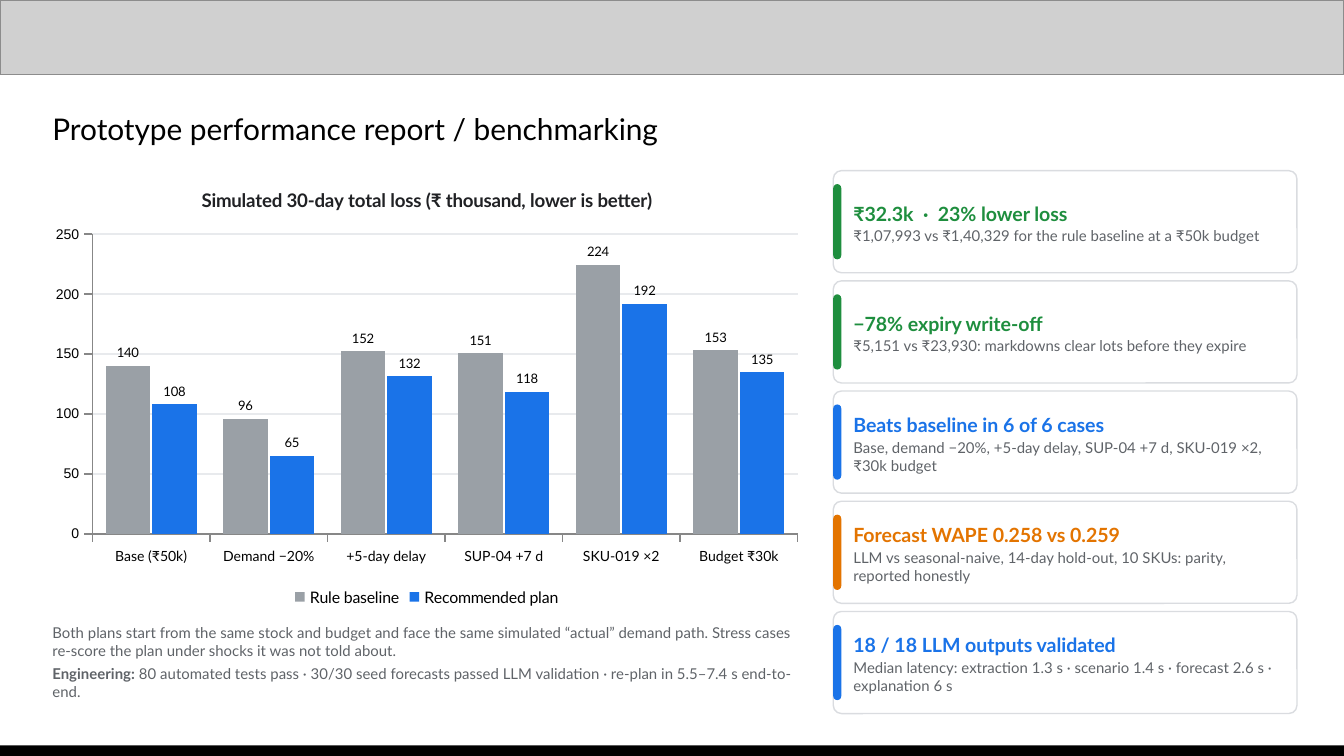
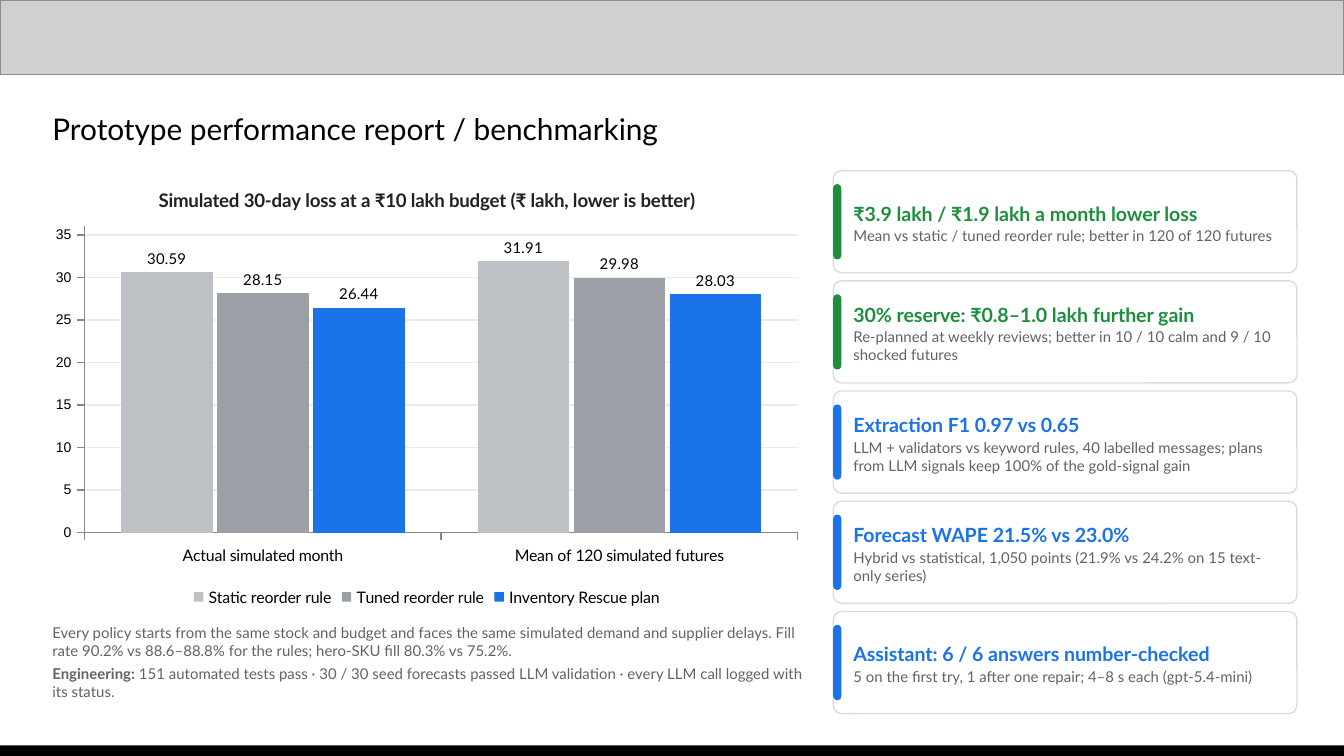
Before and after one commit to Xhahat/inventory-rescue, a slide deck: slide 11 of docs/Inventory_Rescue_AI_Builder_Cup.pptx. Drawn at 1344x756 pixels with LibreOffice and Linux fonts; fonts in the diff are those of the drawing; grey boxes stand for pictures. Boxes give left, top, right and bottom in pixels: in the first picture for what was removed or moved away, otherwise in the second. Text is boxed around its words. In the diff, an @@ line names an element or a change of style, - is before the commit and + after.

Commit message:
Reposition for enterprise brands: 20x demo scale, Rs 10L budget
- Rescale seed volumes/costs, budgets, alerts, assistant prompts and tests
- Fix inclusive end-date extraction (value of signals now 100% captured)
- Re-run backtest, extraction and 10-model comparison; update README
- Rebuild deck with enterprise ROI and model comparison slide

```diff
--- a/docs/Inventory_Rescue_AI_Builder_Cup.pptx
+++ b/docs/Inventory_Rescue_AI_Builder_Cup.pptx
@@ column chart at <box>40,168,813,612</box> @@
@@ title "Simulated 30-day total loss (₹ thousand, lower is better)" to "Simulated 30-day loss at a ₹10 lakh budget (₹ lakh, lower is better)" @@
-categories: Base (₹50k), Demand −20%, +5-day delay, SUP-04 +7 d, SKU-019 ×2, Budget ₹30k
+categories: Actual simulated month, Mean of 120 simulated futures
-Rule baseline: 140, 96, 152, 151, 224, 153
+Static reorder rule: 30.59, 31.91
@@ colour of Static reorder rule #9AA0A6 to #BDC1C6 @@
@@ data labels of Static reorder rule changed @@
-Recommended plan: 108, 65, 132, 118, 192, 135
+Tuned reorder rule: 28.15, 29.98
@@ colour of Tuned reorder rule #1A73E8 to #9AA0A6 @@
@@ data labels of Tuned reorder rule changed @@
+Inventory Rescue plan: 26.44, 28.03
@@ category axis changed @@
@@ value axis changed @@
@@ bar spacing changed @@
@@ text at <box>853,206,1272,243</box>: text changed @@
-₹32.3k · 23% lower loss
-₹1,07,993 vs ₹1,40,329 for the rule baseline at a ₹50k budget
+₹3.9 lakh / ₹1.9 lakh a month lower loss
+Mean vs static / tuned reorder rule; better in 120 of 120 futures
@@ text at <box>853,307,1270,360</box>: text changed @@
-−78% expiry write-off
-₹5,151 vs ₹23,930: markdowns clear lots before they expire
+30% reserve: ₹0.8–1.0 lakh further gain
+Re-planned at weekly reviews; better in 10 / 10 calm and 9 / 10 shocked futures
@@ text at <box>853,417,1263,474</box>: text changed @@
-Beats baseline in 6 of 6 cases
-Base, demand −20%, +5-day delay, SUP-04 +7 d, SKU-019 ×2, ₹30k budget
+Extraction F1 0.97 vs 0.65
+LLM + validators vs keyword rules, 40 labelled messages; plans from LLM signals keep 100% of the gold-signal gain
@@ rounded rectangle at <box>833,515,841,590</box>: fill #E37400 to #1A73E8 @@
@@ text at <box>853,527,1262,584</box>: text changed @@
-Forecast WAPE 0.258 vs 0.259
-LLM vs seasonal-naive, 14-day hold-out, 10 SKUs: parity, reported honestly
+Forecast WAPE 21.5% vs 23.0%
+Hybrid vs statistical, 1,050 points (21.9% vs 24.2% on 15 text-only series)
@@ text at <box>52,627,802,697</box>: text changed @@
-Both plans start from the same stock and budget and face the same simulated “actual” demand path. Stress cases re-score the plan under shocks it was not told about.
-Engineering: 80 automated tests pass · 30/30 seed forecasts passed LLM validation · re-plan in 5.5–7.4 s end-to-end.
+Every policy starts from the same stock and budget and faces the same simulated demand and supplier delays. Fill rate 90.2% vs 88.6–88.8% for the rules; hero-SKU fill 80.3% vs 75.2%.
+Engineering: 151 automated tests pass · 30 / 30 seed forecasts passed LLM validation · every LLM call logged with its status.
@@ text at <box>853,646,1252,685</box>: text changed @@
-18 / 18 LLM outputs validated
-Median latency: extraction 1.3 s · scenario 1.4 s · forecast 2.6 s · explanation 6 s
+Assistant: 6 / 6 answers number-checked
+5 on the first try, 1 after one repair; 4–8 s each (gpt-5.4-mini)
```
Also in this commit, not shown: 12 other slides changed, 1 slide added, 26 other files.
